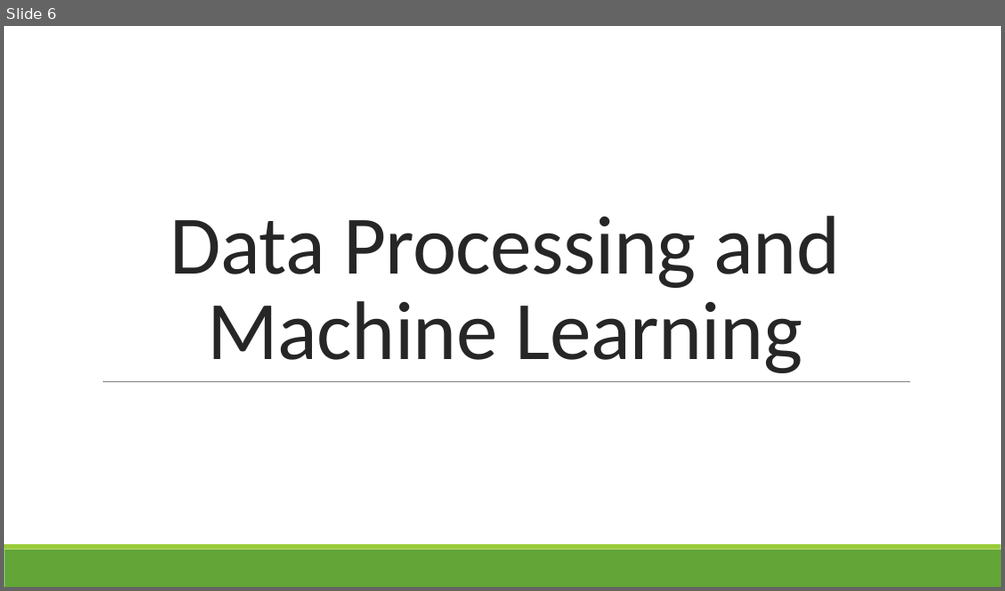
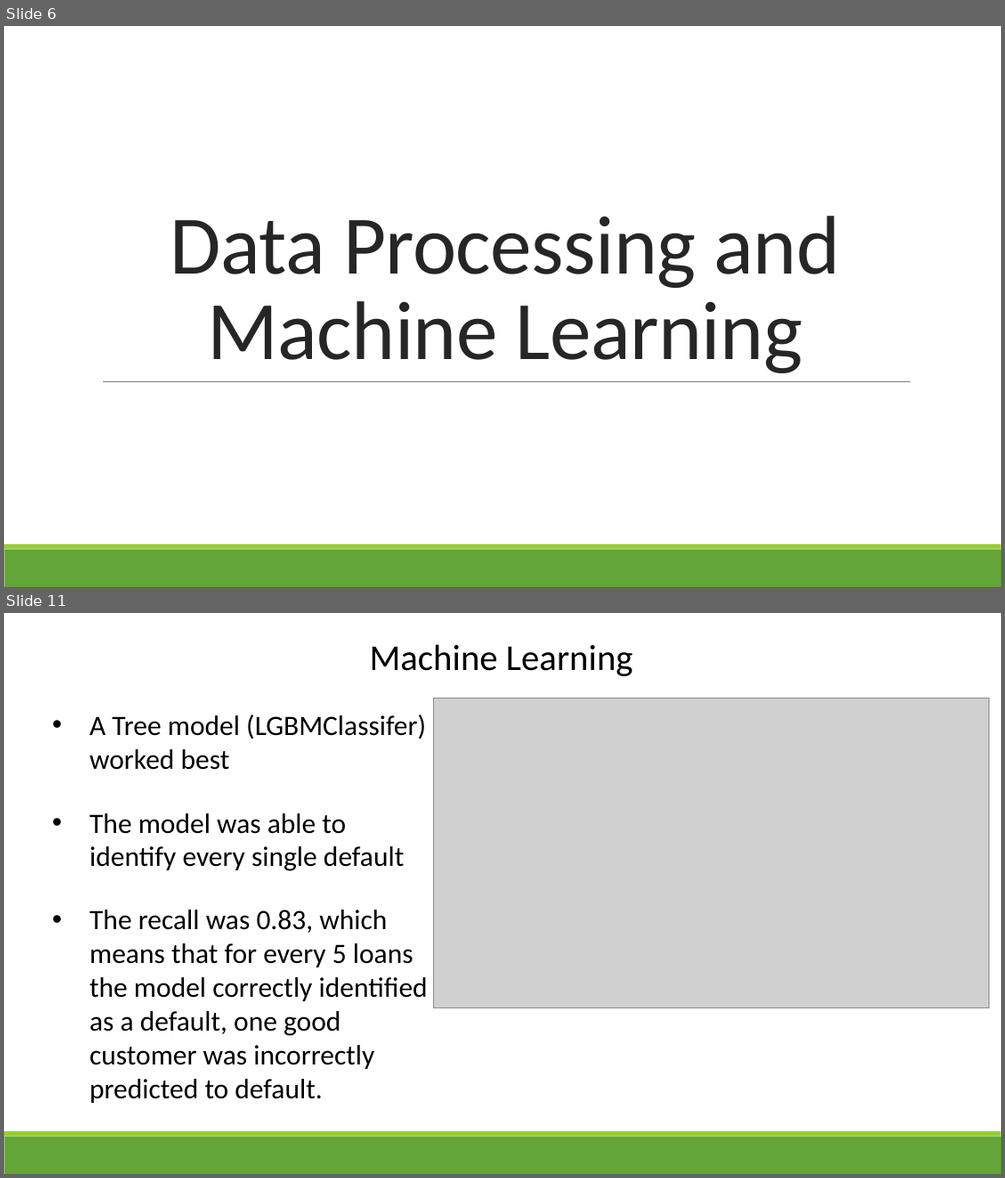
Before and after one commit to G6-2Flyy/DS-Project-4-Group-2, a slide deck: anjum_stuff/Silicon Prairie Bank Presentation.pptx. Shown one above the other, each under a label of ours: slide 6 before the commit, slides 6 and 11 after it; the slides between them are not shown. The pictures are 1005x591 and 1005x1178 pixels, drawn with LibreOffice and Linux fonts; fonts in the diff are those of the drawing; grey boxes stand for pictures. Boxes give left, top, right and bottom in pixels: in the first picture for what was removed or moved away, otherwise in the second. Text is boxed around its words. In the diff, an @@ line names an element or a change of style, - is before the commit and + after.

```diff
--- a/anjum_stuff/Silicon Prairie Bank Presentation.pptx
+++ b/anjum_stuff/Silicon Prairie Bank Presentation.pptx
@@ slide 11 added at [4,613,1001,1174], background #FFFFFF; not listed: 2 template elements that a slide beside it also shows @@
@@ text added at [370,644,633,676], 35 pt, text #000000 @@
+Machine Learning
@@ text added at [89,714,426,770], 27 pt, text #000000 @@
+• A Tree model (LGBMClassifer) worked best
@@ picture added at [434,698,989,1008] @@
@@ text added at [89,813,404,871], 27 pt, text #000000 @@
+• The model was able to identify every single default
@@ text added at [89,909,428,1103], 27 pt, text #000000 @@
+• The recall was 0.83, which means that for every 5 loans the model correctly identified as a default, one good customer was incorrectly predicted to default.
```
Also in this commit, not shown: 2 slides changed, 12 other slides added, 15 other files.
